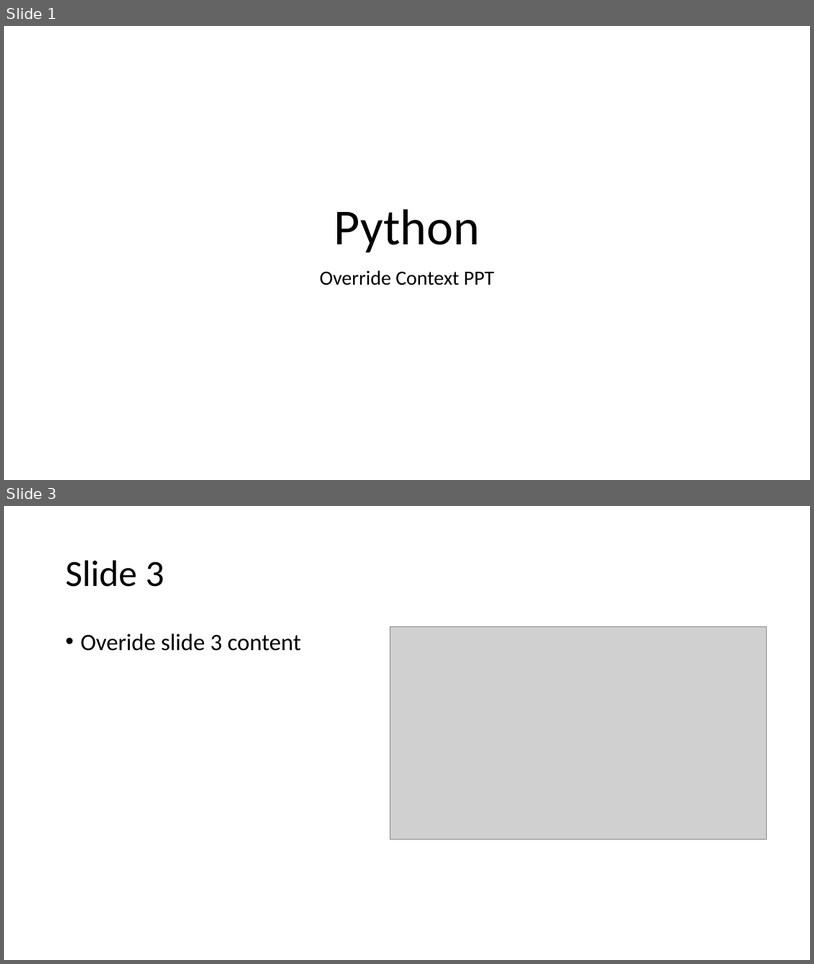
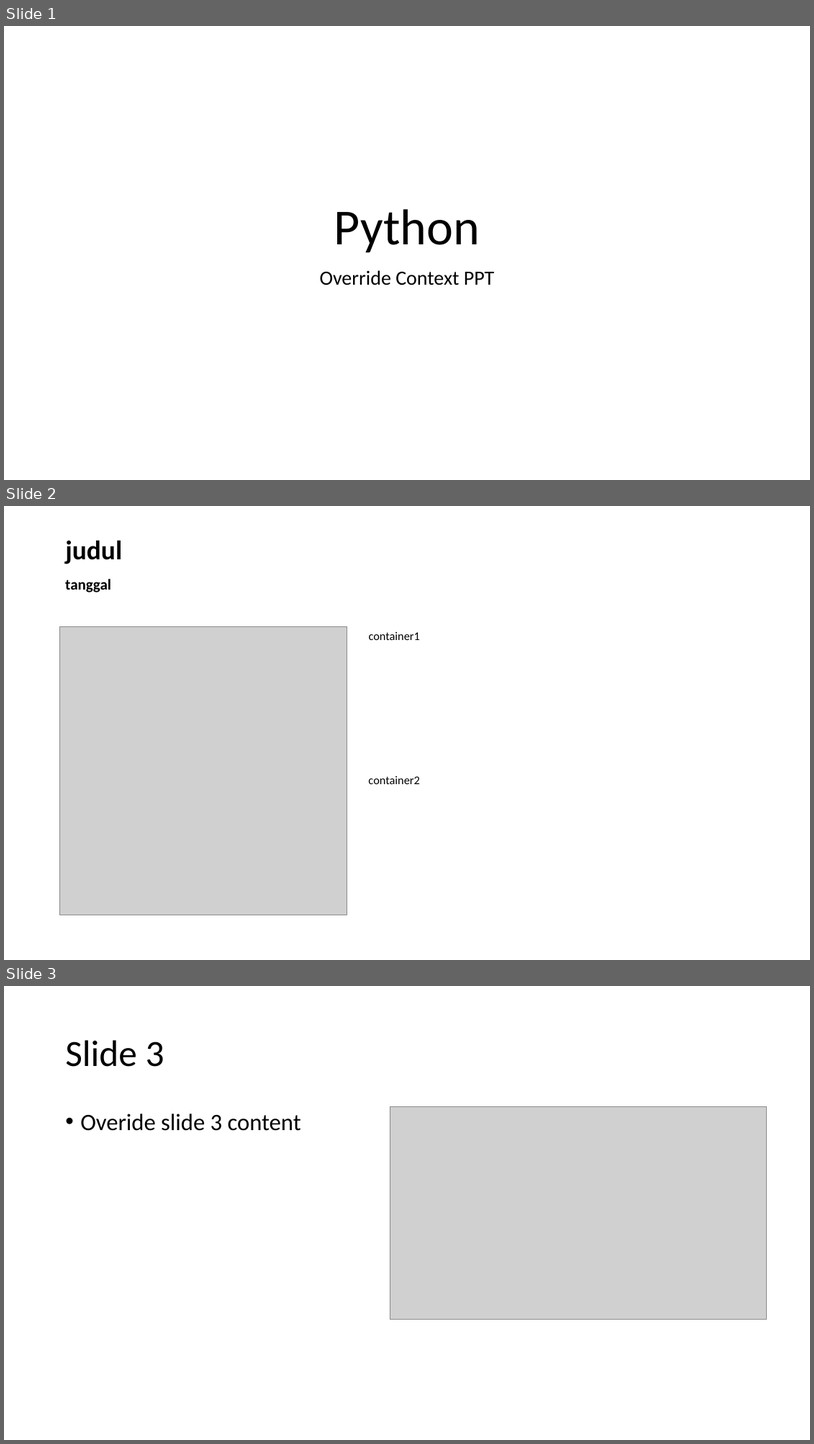
Before and after one commit to hardiansyahid/PyPPT, a slide deck: pyppt.pptx. Shown one above the other, each under a label of ours: slides 1 and 3 before the commit, slides 1, 2 and 3 after it; the slides between them are not shown. The pictures are 814x964 and 814x1444 pixels, drawn with LibreOffice and Linux fonts; fonts in the diff are those of the drawing; grey boxes stand for pictures. Boxes give left, top, right and bottom in pixels: in the first picture for what was removed or moved away, otherwise in the second. Text is boxed around its words. In the diff, an @@ line names an element or a change of style, - is before the commit and + after.

```diff
--- a/pyppt.pptx
+++ b/pyppt.pptx
@@ slide 2 added at box(4, 506, 810, 960), background #FFFFFF @@
@@ title added at box(65, 540, 122, 564), 32 pt, text #000000, bold @@
+judul
@@ text added at box(65, 579, 111, 592), 18 pt, text #000000, bold @@
+tanggal
@@ picture added at box(59, 627, 347, 915) @@
@@ text added at box(369, 632, 420, 640), 14 pt, text #000000 @@
+container1
@@ text added at box(368, 776, 419, 784), 14 pt, text #000000 @@
+container2
```
Also in this commit, not shown: 1 slide removed, 3 other files.
